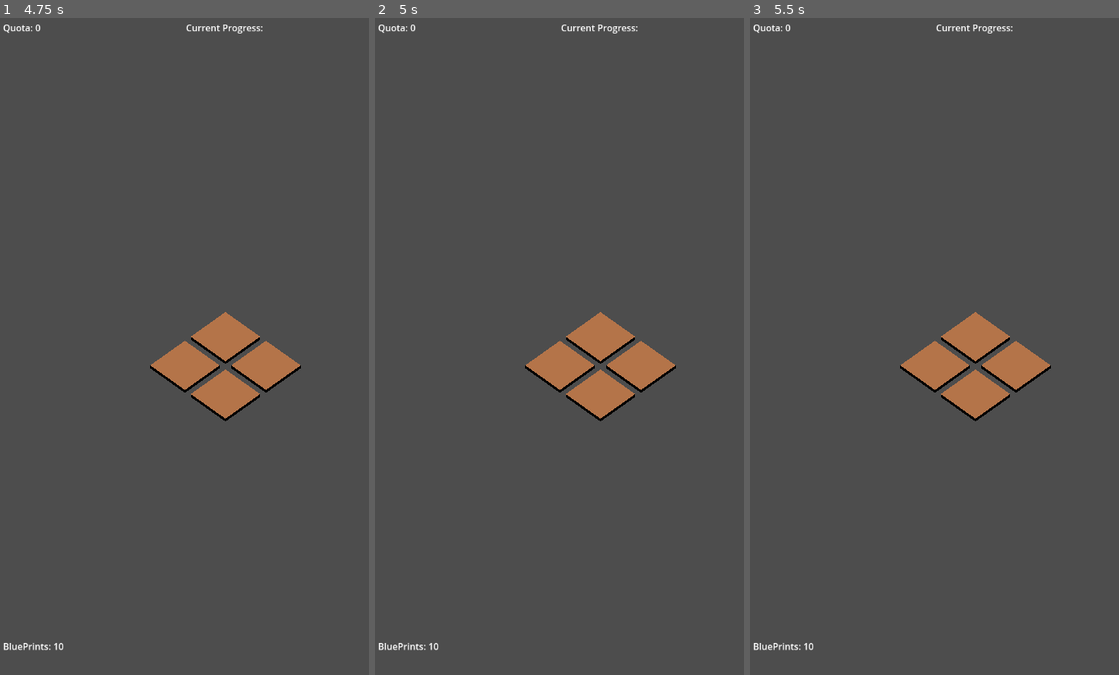
Above: before the commit, frames 1-3 (left to right).
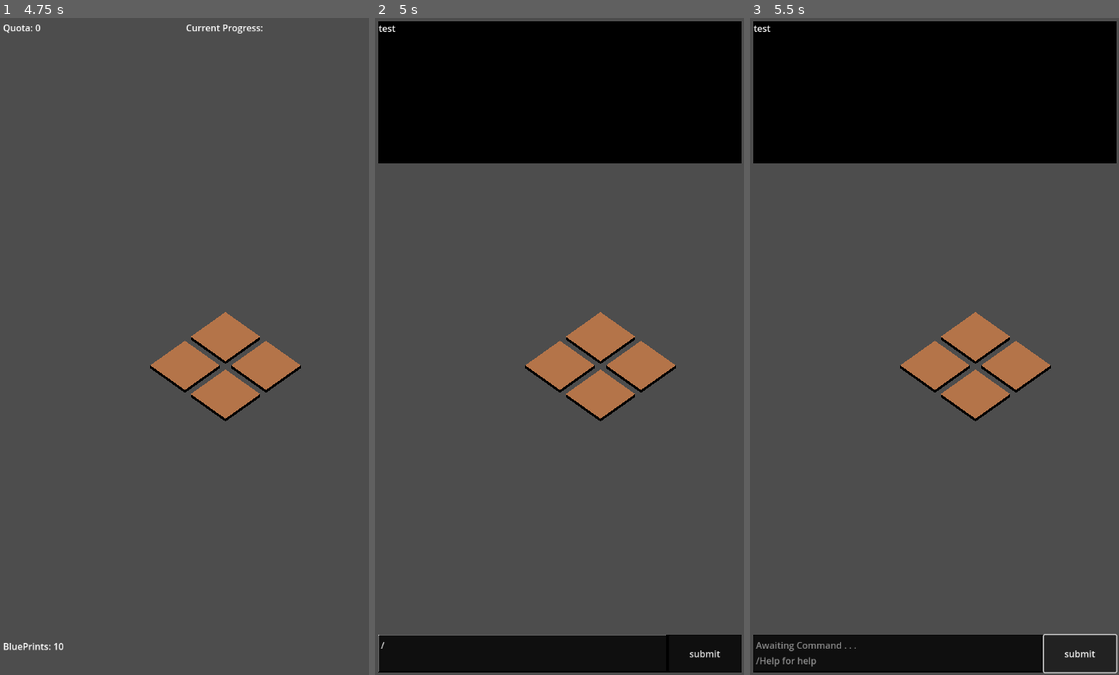
Above: after the commit, the same moments.

Repository: MannyFluss/AlienArchitect
Game: Godot game, scene res://Scenes/GamePlayScene/main.tscn
The game is run twice, just before and just after one commit, with the same random seed, the same clock (stepped at 60 frames per second) and the same inputs. The engine's default icon, where the game draws it, is replaced by a stand-in: a white triangle on a blue panel in a dark square.
Inputs (mouse positions are in pixels of both pictures, inside the frame that each line leads up to):
- Up to frame 1 (4.75 s): tap Enter at 0.5, 2, 3.5 s; move the mouse to (265, 313) at 0.52 s; press the mouse at (265, 313) at 0.53 s; tap Space at 1.25, 2.75, 4.25 s; move the mouse to (110, 379) at 1.27 s; release the mouse at (110, 379) at 1.28 s; click (110, 379) at 1.35 s; move the mouse to (221, 201) at 2.02 s; press the mouse at (221, 201) at 2.03 s; move the mouse to (166, 477) at 2.77 s; release the mouse at (166, 477) at 2.78 s; click (166, 477) at 2.85 s; move the mouse to (295, 445) at 3.52 s; press the mouse at (295, 445) at 3.53 s; tap Escape (close_console, bound only after the commit) at 4.15 s; move the mouse to (73, 247) at 4.27 s; release the mouse at (73, 247) at 4.28 s; click (73, 247) at 4.35 s
- Up to frame 2 (5 s): tap / (open_console, bound only after the commit) at 4.9 s
- Up to frame 3 (5.5 s): click (1078, 655) at 5 s, where only the run after the commit has a clickable "submit"

Frame 1 is identical in both runs. In frame 2, 27% of the frame differs, in the area x 0-100%, y 0-100%; in frame 3, 27%.

Commit message:
command line update

Diff:
--- a/Scripts/AutoLoads/CommandLine/CommandLine.gd
+++ b/Scripts/AutoLoads/CommandLine/CommandLine.gd
@@ -1,6 +1,73 @@
 extends Control
+#list of commands
+var commands : Dictionary = {
+	"echo" : "test"
+}
+
+
+func _ready() -> void:
+	visible = false
+
+func parse_command(text: String) -> Array:
+	var regex : RegEx = RegEx.new()
+	# Pattern explanation:
+	# ^\s*\/(\w+): Matches the initial slash and the first word, capturing the word
+	# (\w+): Captures each subsequent word
+	var pattern :String = "^\\s*/(\\w+)|(\\w+)"
+	regex.compile(pattern)
+
+	var results :Array = []
+	var matches : Array= regex.search_all(text)
+
+	for item : RegExMatch in matches:
+		var match_strings : PackedStringArray = item.get_strings()
+
+		if match_strings[1] != "":
+			results.append(match_strings[1])
+		elif match_strings.size() > 2 && match_strings[2] != "":
+			results.append(match_strings[2])
+	return results
 
 
 func _physics_process(delta: float) -> void:
+	if Input.is_action_just_released("open_console"):
+		visible = true
+		#on open
+		%CommandLine.grab_focus()
+		%CommandLine.text = "/"
+		%CommandLine.set_caret_column(1)
 
-	pass
+	if Input.is_action_just_released("close_console"):
+		visible = false
+
+func _on_button_pressed() -> void:
+	submitCommand()
+
+#parse the command, check if it exists
+func submitCommand()->void:
+	var words : Array = parse_command(%CommandLine.text)
+	%CommandLine.clear()
+	if words.is_empty():return
+
+	if commands.has(words[0]):
+		matchStringToFunction(words[0],words)
+	else:
+		pass
+
+func outputMessage(message : String)->void:
+	%OutputText.append_text("\n" + message)
+
+func matchStringToFunction(commandName : String, parsedCommands : Array)->void:
+	match commandName:
+		"echo":
+			echoCommand(parsedCommands)
+		_:
+			outputMessage(commandName +" command is not implemented yet")
+
+
+
+func echoCommand(parsedCommands : Array)->void:
+	var constructMessage : String = ""
+	for com : String in parsedCommands:
+		constructMessage += com + " "
+	outputMessage(constructMessage)
--- a/Scripts/AutoLoads/CommandLine/CommandLine.tscn
+++ b/Scripts/AutoLoads/CommandLine/CommandLine.tscn
@@ -11,17 +11,27 @@
 grow_vertical = 2
 script = ExtResource("1_q2can")
 
-[node name="RichTextLabel" type="RichTextLabel" parent="."]
+[node name="Top" type="MarginContainer" parent="."]
 layout_mode = 1
-anchors_preset = 5
-anchor_left = 0.5
-anchor_right = 0.5
-offset_left = -324.0
-offset_right = 324.0
-offset_bottom = 321.0
+anchors_preset = 10
+anchor_right = 1.0
+offset_bottom = 259.0
 grow_horizontal = 2
+theme_override_constants/margin_left = 5
+theme_override_constants/margin_top = 5
+theme_override_constants/margin_right = 5
+theme_override_constants/margin_bottom = 5
 
-[node name="MarginContainer" type="MarginContainer" parent="."]
+[node name="ColorRect" type="ColorRect" parent="Top"]
+layout_mode = 2
+color = Color(0, 0, 0, 1)
+
+[node name="OutputText" type="RichTextLabel" parent="Top"]
+unique_name_in_owner = true
+layout_mode = 2
+text = "test"
+
+[node name="Bottom" type="MarginContainer" parent="."]
 custom_minimum_size = Vector2(0, 75)
 layout_mode = 1
 anchors_preset = 12
@@ -35,17 +45,24 @@
 theme_override_constants/margin_right = 5
 theme_override_constants/margin_bottom = 5
 
-[node name="HBoxContainer" type="HBoxContainer" parent="MarginContainer"]
+[node name="ColorRect" type="ColorRect" parent="Bottom"]
+layout_mode = 2
+color = Color(0, 0, 0, 1)
+
+[node name="HBoxContainer" type="HBoxContainer" parent="Bottom"]
 layout_mode = 2
 
-[node name="TextEdit" type="TextEdit" parent="MarginContainer/HBoxContainer"]
+[node name="CommandLine" type="TextEdit" parent="Bottom/HBoxContainer"]
+unique_name_in_owner = true
 layout_mode = 2
 size_flags_horizontal = 3
 size_flags_stretch_ratio = 4.0
 placeholder_text = "Awaiting Command . . .
 /Help for help"
 
-[node name="Button" type="Button" parent="MarginContainer/HBoxContainer"]
+[node name="Button" type="Button" parent="Bottom/HBoxContainer"]
 layout_mode = 2
 size_flags_horizontal = 3
 text = "submit"
+
+[connection signal="pressed" from="Bottom/HBoxContainer/Button" to="." method="_on_button_pressed"]
--- a/project.godot
+++ b/project.godot
@@ -20,6 +20,7 @@
 CardUtility="*res://Scripts/AutoLoads/CardUtility/CardUtility.tscn"
 GameStateUtility="*res://Scripts/AutoLoads/GameStateUtility/GameStateUtility.tscn"
 SaveSystem="*res://Scripts/AutoLoads/SaveSystem/SaveSystem.tscn"
+CommandLine="*res://Scripts/AutoLoads/CommandLine/CommandLine.tscn"
 
 [debug]
 
@@ -38,6 +39,16 @@
 "events": [Object(InputEventMouseButton,"resource_local_to_scene":false,"resource_name":"","device":-1,"window_id":0,"a …(253 unchanged characters)…
 ]
 }
+open_console={
+"deadzone": 0.5,
+"events": [Object(InputEventKey,"resource_local_to_scene":false,"resource_name":"","device":-1,"window_id":0,"alt_pressed":false,"shift_pressed":false,"ctrl_pressed":false,"meta_pressed":false,"pressed":false,"keycode":0,"physical_keycode":47,"key_label":0,"unicode":47,"echo":false,"script":null)
+]
+}
+close_console={
+"deadzone": 0.5,
+"events": [Object(InputEventKey,"resource_local_to_scene":false,"resource_name":"","device":-1,"window_id":0,"alt_pressed":false,"shift_pressed":false,"ctrl_pressed":false,"meta_pressed":false,"pressed":false,"keycode":0,"physical_keycode":4194305,"key_label":0,"unicode":0,"echo":false,"script":null)
+]
+}
 
 [layer_names]
 
